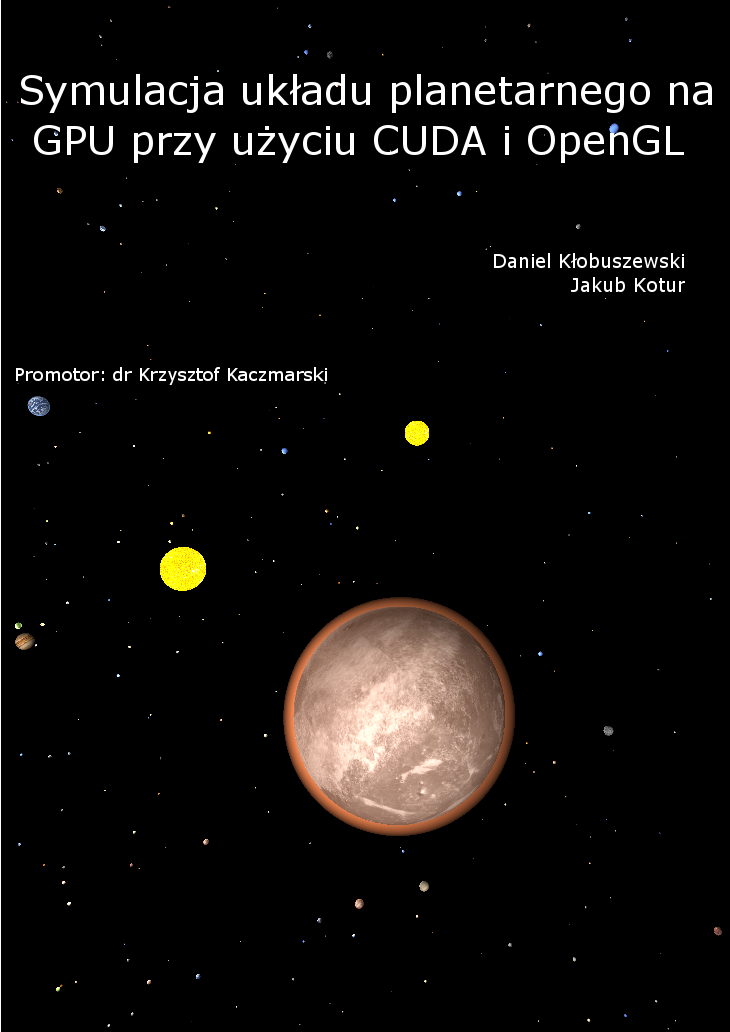
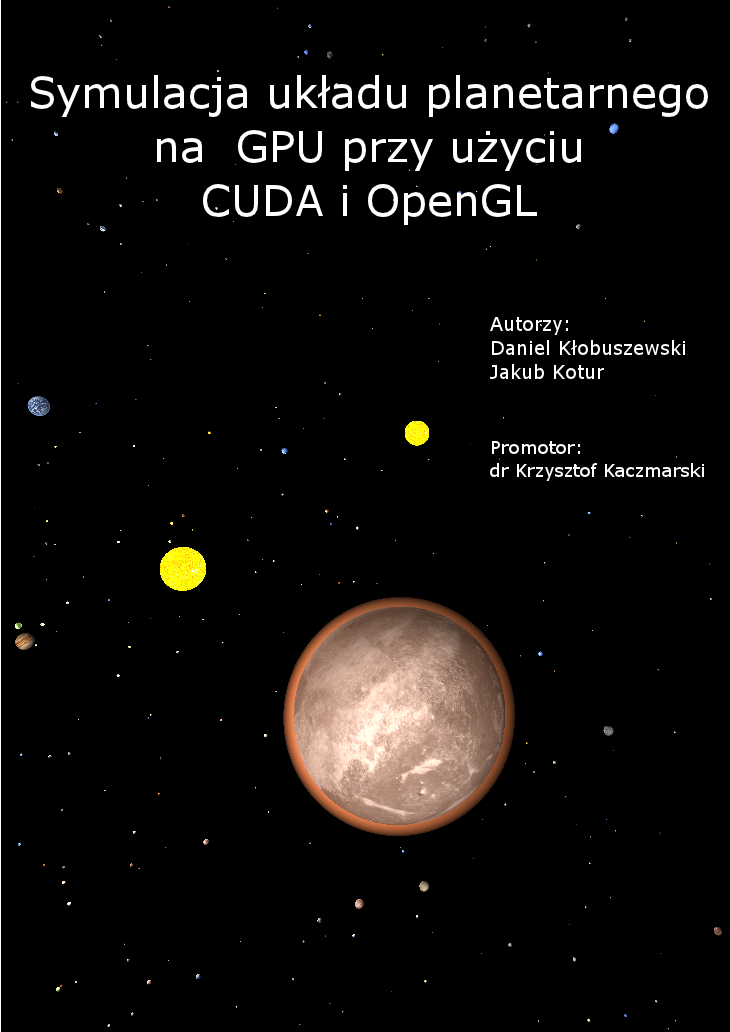
Comparing the layer stacks of the two 730px x 1032px images. Changes:
painted on "Symulacja układu planetarnego ..." over [21,74,712,225]
renamed "Promotor: dr Krzysztof Kaczmar..." to "Promotor: ...", painted on it over [16,367,704,481]
renamed "Daniel Kłobuszewski ..." to "Autorzy: ...", painted on it over [490,253,685,379]
